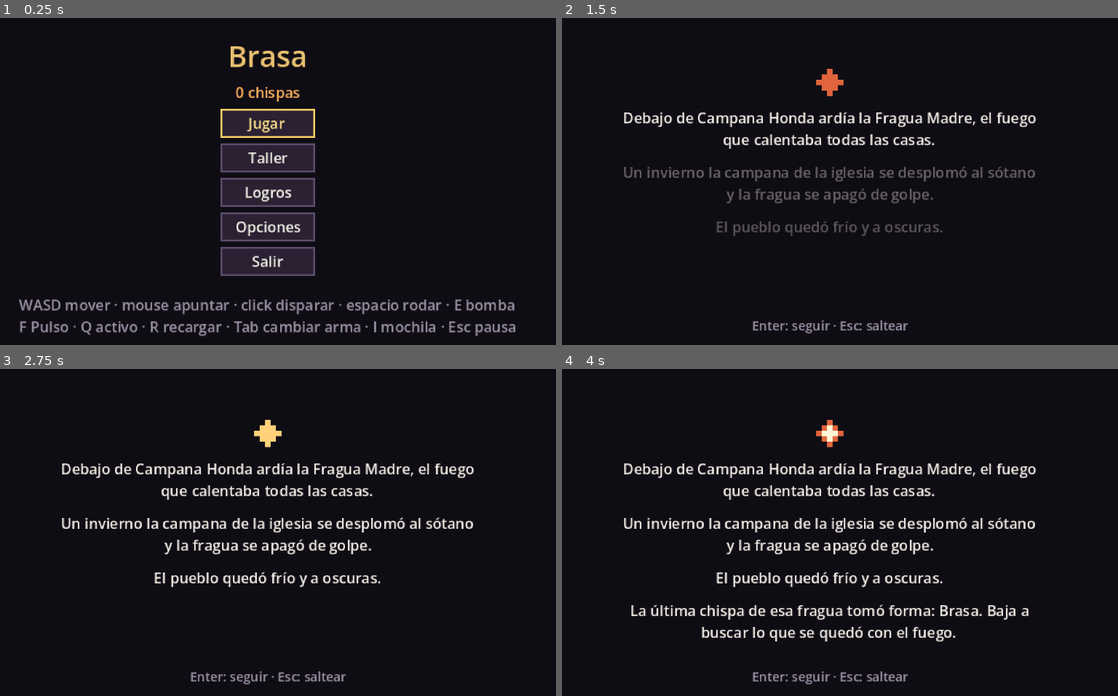
Above: before the commit, frames 1-4 (two rows, left to right).
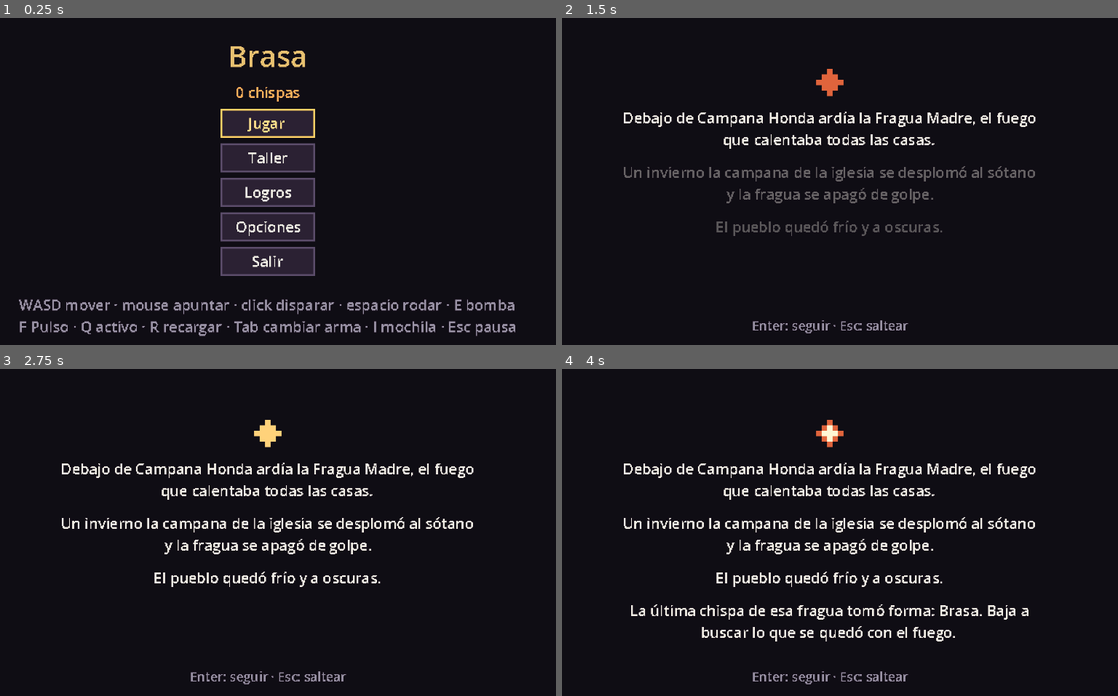
Above: after the commit, the same moments.

Repository: IGNACIOBONGIOVANNI/brasa
Game: Godot game, scene res://main/main.tscn
Same seed, same stepped clock (60 frames per second), same inputs: the game is played once before the commit and once after it.
Inputs (mouse positions are in pixels of both pictures, inside the frame that each line leads up to):
- Up to frame 1 (0.25 s): no input
- Up to frame 2 (1.5 s): click "Jugar" at 0.5 s; tap Enter (ui_accept) at 1.25 s; move the mouse to (956, 165) at 1.27 s; hold D (move_right) from 1.28 s (still down); hold Enter (ui_accept) from 1.28 s (still down); click (956, 165) at 1.42 s
- Up to frame 3 (2.75 s): release D (move_right) at 2 s; release Enter (ui_accept) at 2 s; drag from (150, 548) to (239, 597) at 2.02 s
- Up to frame 4 (4 s): move the mouse to (890, 460) at 2.77 s; hold D (move_right) 2.78-3.5 s; hold Enter (ui_accept) 2.78-3.5 s; tap E (bomb) at 2.85 s; drag from (801, 597) to (656, 483) at 3.52 s

The runs differ from the first frame. In frame 1, 1.9% of the frame differs, in the area x 3-93%, y 8-98%; in frame 2, 1.9%; in frame 3, 2.8%; in frame 4, 3.9%, in the area x 11-86%, y 28-97%.

Commit message:
Arreglo del cuelgue de la intro y texto con pixelado fino
- La intro marcaba la tecla como usada después de que Main la sacara de
  la escena (get_viewport() null): con Enter o Esc el juego se frenaba.
  Ahora la marca antes; test nuevo con Enter y Esc de verdad.
- Las letras se rasterizan al doble de la resolución del juego, sin
  antialiasing y con hinting normal: pixeladas, más finas que el mundo.

Diff:
--- a/main/main.gd
+++ b/main/main.gd
@@ -36,6 +36,8 @@
 func _ready() -> void:
 	get_tree().set_auto_accept_quit(false)
 	get_window().title = MenuBuilder.GAME_TITLE
+	# Las letras se rasterizan a 640x360 y se agrandan sin suavizar (filtro nearest, sin antialiasing).
+	get_window().oversampling_override = MenuBuilder.TEXT_OVERSAMPLING
 	EventBus.player_died.connect(_on_player_died)
 	EventBus.run_ended.connect(finish_run)
 	var args: PackedStringArray = OS.get_cmdline_user_args()
--- a/project.godot
+++ b/project.godot
@@ -85,6 +85,8 @@
 [gui]
 
 theme/custom="res://ui/theme/ui_theme.tres"
+theme/default_font_antialiasing=0
+theme/default_font_hinting=2
 
 [input]
 
--- a/tests/integration/test_meta_flow.gd
+++ b/tests/integration/test_meta_flow.gd
@@ -33,6 +33,14 @@
 
 func _character(id: StringName) -> CharacterData:
 	return SaveManager.config.character_by_id(id)
+
+
+## Input de verdad (como una tecla): pasa por _unhandled_input de la pantalla.
+func _press(action: StringName) -> void:
+	var event := InputEventAction.new()
+	event.action = action
+	event.pressed = true
+	get_tree().root.push_input(event)
 
 
 func _screen_text() -> String:
@@ -221,6 +229,20 @@
 	await _settle()
 
 
+func test_intro_keys_change_the_screen_without_errors() -> void:
+	(_main.screen as MainMenu).play_requested.emit()
+	await wait_process_frames(2)
+	_press(&"ui_cancel")
+	assert_true(_main.screen is CharacterSelect, "Esc la saltea")
+	_main.show_options()
+	(_main.screen as OptionsMenu).story_requested.emit()
+	await wait_process_frames(2)
+	for _i: int in IntroScreen.LINES.size():
+		_press(&"ui_accept")
+	assert_true(_main.screen is OptionsMenu, "Enter en la última línea vuelve a Opciones")
+	await _settle()
+
+
 func test_options_change_the_volume_and_are_saved() -> void:
 	(_main.screen as MainMenu).options_requested.emit()
 	var options := _main.screen as OptionsMenu
--- a/ui/menus/intro_screen.gd
+++ b/ui/menus/intro_screen.gd
@@ -77,16 +77,17 @@
 			advance()
 
 
+## La tecla se marca como usada antes de actuar: al terminar, Main cambia de pantalla y la intro ya
+## no está en el árbol (get_viewport() daría null).
 func _unhandled_input(event: InputEvent) -> void:
 	var click := event as InputEventMouseButton
 	if event.is_action_pressed(&"ui_cancel"):
+		get_viewport().set_input_as_handled()
 		skip()
 	elif event.is_action_pressed(&"ui_accept") or (click != null and click.pressed):
+		get_viewport().set_input_as_handled()
 		AudioManager.play_sfx(&"ui_select")
 		advance()
-	else:
-		return
-	get_viewport().set_input_as_handled()
 
 
 func _finish() -> void:
--- a/ui/menus/menu_builder.gd
+++ b/ui/menus/menu_builder.gd
@@ -5,6 +5,9 @@
 ## Título del juego. `application/config/name` sigue siendo "mi-roguelite" porque define la carpeta
 ## del guardado (cambiarlo dejaría atrás el progreso).
 const GAME_TITLE: String = "Brasa"
+## Resolución a la que se dibujan las letras, en veces la del juego (320x180). Con 2 cada píxel de
+## letra mide medio píxel del mundo: pixelado, pero más fino que los dibujos (ver Main._ready).
+const TEXT_OVERSAMPLING: float = 2.0
 const TITLE_COLOR: Color = Color("e8c170")
 const MUTED_COLOR: Color = Color("9a93a6")
 const OUTLINE_COLOR: Color = Color("120c16")
Not shown, changed: CLAUDE.md
Not shown, changed: DECISIONS.md
